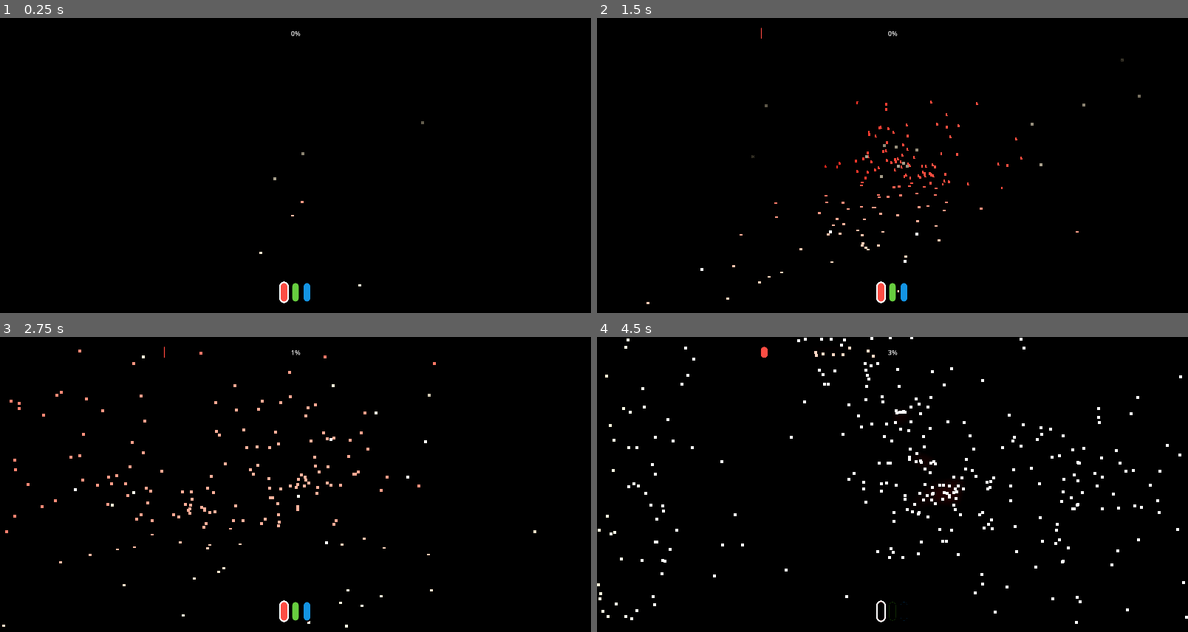
Above: before the commit, frames 1-4 (two rows, left to right).
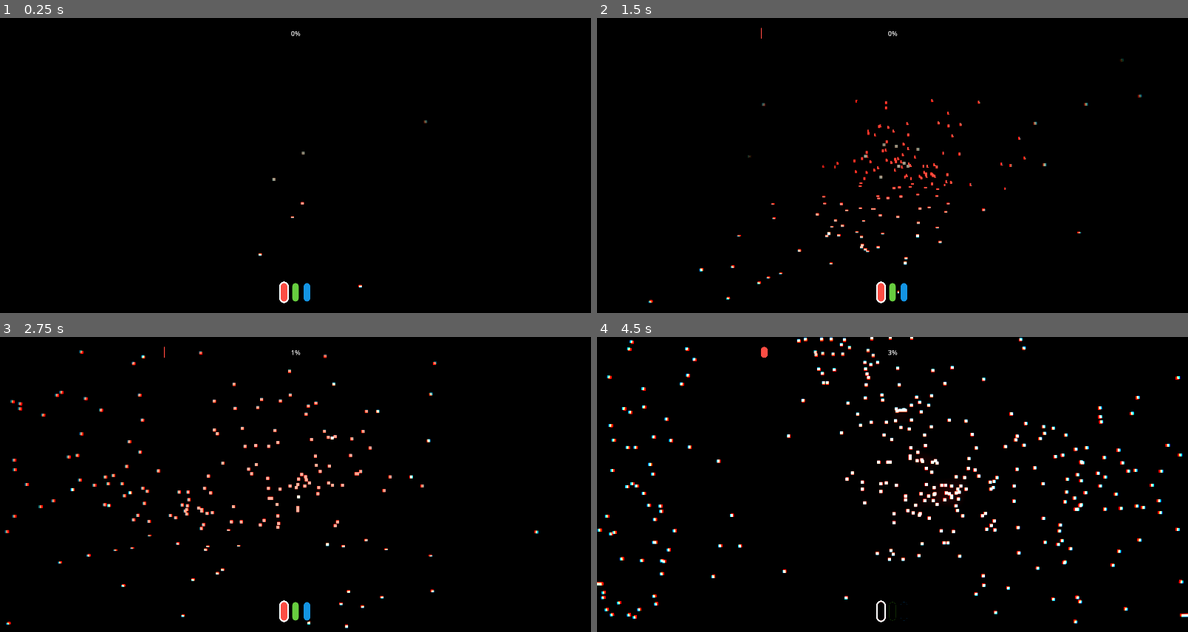
Above: after the commit, the same moments.

Repository: excessive/ludum-dare-59
Game: Godot game, scene res://main.tscn
The game is run twice, just before and just after one commit, with the same random seed, the same clock (stepped at 60 frames per second) and the same inputs.
Inputs (mouse positions are in pixels of both pictures, inside the frame that each line leads up to):
- Up to frame 1 (0.25 s): no input
- Up to frame 2 (1.5 s): tap Enter at 0.5 s; hold D (move_right) 0.53-1.28 s; tap K (look_down) at 0.6 s; click (892, 165) at 0.67 s; tap Space (jump) at 0.77 s; move the mouse to (862, 165) at 1.27 s; hold W (move_forward) from 1.28 s (still down); tap J (look_left) at 1.35 s; click (862, 165) at 1.42 s
- Up to frame 3 (2.75 s): keep holding W (move_forward); tap Space (jump) at 1.52 s; move the mouse to (307, 478) at 2.02 s; tap L (look_right) at 2.1 s; click (307, 478) at 2.17 s
- Up to frame 4 (4.5 s): keep holding W (move_forward); move the mouse to (886, 490) at 2.77 s; tap I (look_up) at 2.85 s; click (886, 490) at 2.92 s; tap Space (jump) at 3.02, 3.77 s; move the mouse to (933, 487) at 3.52 s; press the mouse at (933, 487) at 3.53 s; move the mouse to (845, 481) at 4.27 s; release the mouse at (845, 481) at 4.28 s; tap Mouse wheel down (scan_channel_next) at 4.35 s; click (845, 481) at 4.42 s

The runs differ from the first frame. In frame 1, less than 0.1% of the frame differs, in the area x 43-73%, y 34-92%; in frame 2, 0.9%; in frame 3, 1.6%; in frame 4, 3.0%, in the area x 0-100%, y 0-98%.

Commit message:
glitchier glitches

Diff:
--- a/camera.gdshader
+++ b/camera.gdshader
@@ -2,10 +2,22 @@
 
 uniform sampler2D screen_texture : source_color, hint_screen_texture, repeat_disable;
 uniform float glitch = 0.0;
+uniform float barrel: hint_range(-0.5, 0.5, 0.01) = 0.1;
+uniform float barrel_adjust: hint_range(0.0, 1.0, 0.01) = 0.0;
+uniform float chromab: hint_range(0.0, 0.1, 0.001) = 0.0;
 uniform vec3 glitch_color : source_color;
 
 void fragment() {
+	vec2 uv = SCREEN_UV;
 	float g2 = distance(glitch, 0.5) * 2.0 - 1.0;
-	COLOR *= texture(screen_texture, SCREEN_UV + vec2(distance(SCREEN_UV, vec2(0.5)) * glitch, mod(g2, 0.5) * 0.5) * 0.125);
+	vec2 guv = uv + vec2(distance(uv, vec2(0.5)) * glitch, mod(g2, 0.5) * 0.5) * 0.125;
+	guv = guv * 2.0 - 1.0;
+	guv *= (1.0 - length(guv) * (barrel_adjust + barrel + glitch)) * (1.0 + barrel);
+	vec2 guvr = (guv * (1.0 + chromab)) * 0.5 + 0.5;
+	vec2 guvg = guv * 0.5 + 0.5;
+	vec2 guvb = (guv * (1.0 - chromab * 0.25)) * 0.5 + 0.5;
+	COLOR.r *= textureLod(screen_texture, guvr, 0.0).r;
+	COLOR.g *= textureLod(screen_texture, guvg, 0.0).g;
+	COLOR.b *= textureLod(screen_texture, guvb, 0.0).b;
 	COLOR.rgb = mix(COLOR.rgb, COLOR.rgb * glitch_color, glitch);
 }
--- a/main.tscn
+++ b/main.tscn
@@ -78,6 +78,33 @@
 
 [sub_resource type="CameraAttributesPractical" id="CameraAttributesPractical_0xm2m"]
 
+[sub_resource type="ShaderMaterial" id="ShaderMaterial_4c57u"]
+shader = ExtResource("9_kek77")
+shader_parameter/glitch = 0.0
+shader_parameter/barrel = -0.05000001005839999
+shader_parameter/barrel_adjust = 0.0
+shader_parameter/chromab = 0.0050000002375
+shader_parameter/glitch_color = Color(0, 0, 0, 1)
+
+[sub_resource type="GDScript" id="GDScript_kek77"]
+script/source = "extends ColorRect
+
+@export var glitch_speed := 10.0
+
+var glitch := 0.0
+var target_color := Color.WHITE
+
+func _on_lidar_channel_updated(channel: LidarChannel) -> void:
+	glitch = 1
+	target_color = channel.color
+
+func _process(delta: float) -> void:
+	glitch = maxf(0, glitch - delta * glitch_speed)
+	var mat := material as ShaderMaterial
+	mat.set_shader_parameter(&\"glitch\", glitch)
+	mat.set_shader_parameter(&\"glitch_color\", target_color * 0.25)
+"
+
 [sub_resource type="GDScript" id="GDScript_5vw27"]
 script/source = "extends ProgressBar
 
@@ -143,30 +170,6 @@
 			cd.box.border_color = Color.BLACK
 "
 
-[sub_resource type="ShaderMaterial" id="ShaderMaterial_4c57u"]
-shader = ExtResource("9_kek77")
-shader_parameter/glitch = 0.0
-shader_parameter/glitch_color = Color(0, 0, 0, 1)
-
-[sub_resource type="GDScript" id="GDScript_kek77"]
-script/source = "extends ColorRect
-
-@export var glitch_speed := 10.0
-
-var glitch := 0.0
-var target_color := Color.WHITE
-
-func _on_lidar_channel_updated(channel: LidarChannel) -> void:
-	glitch = 1
-	target_color = channel.color
-
-func _process(delta: float) -> void:
-	glitch = maxf(0, glitch - delta * glitch_speed)
-	var mat := material as ShaderMaterial
-	mat.set_shader_parameter(&\"glitch\", glitch)
-	mat.set_shader_parameter(&\"glitch_color\", target_color * 0.25)
-"
-
 [sub_resource type="SphereShape3D" id="SphereShape3D_kek77"]
 radius = 2.0
 
@@ -240,6 +243,17 @@
 operation = 2
 size = Vector3(34.664063, 6.1098633, 29.004028)
 
+[node name="ColorRect" type="ColorRect" parent="." unique_id=901928369]
+material = SubResource("ShaderMaterial_4c57u")
+anchors_preset = 15
+anchor_right = 1.0
+anchor_bottom = 1.0
+grow_horizontal = 2
+grow_vertical = 2
+mouse_filter = 2
+script = SubResource("GDScript_kek77")
+metadata/_edit_lock_ = true
+
 [node name="mouse_capture_thing" type="Control" parent="." unique_id=608365050]
 layout_mode = 3
 anchors_preset = 15
@@ -303,17 +317,6 @@
 collision_mask = 257
 size = Vector3(4.3203125, 4.8129883, 2.834961)
 
-[node name="ColorRect" type="ColorRect" parent="." unique_id=901928369]
-material = SubResource("ShaderMaterial_4c57u")
-anchors_preset = 15
-anchor_right = 1.0
-anchor_bottom = 1.0
-grow_horizontal = 2
-grow_vertical = 2
-mouse_filter = 2
-script = SubResource("GDScript_kek77")
-metadata/_edit_lock_ = true
-
 [node name="WinTrigger" type="Area3D" parent="." unique_id=553597636 groups=["win_trigger"]]
 transform = Transform3D(1, 0, 0, 0, 1, 0, 0, 0, 1, -10.925837, 6.8334355, 7.7454395)
 collision_layer = 4
